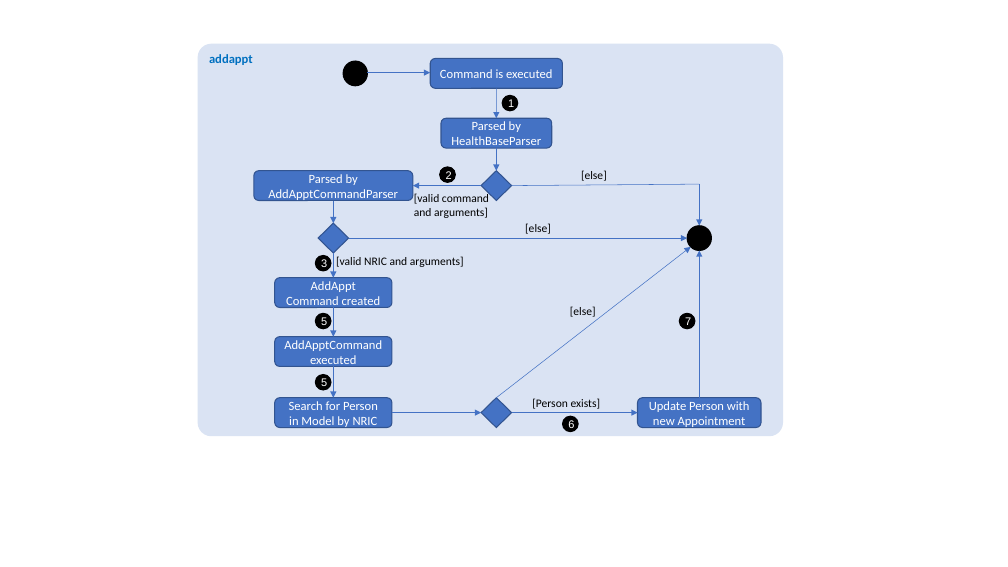
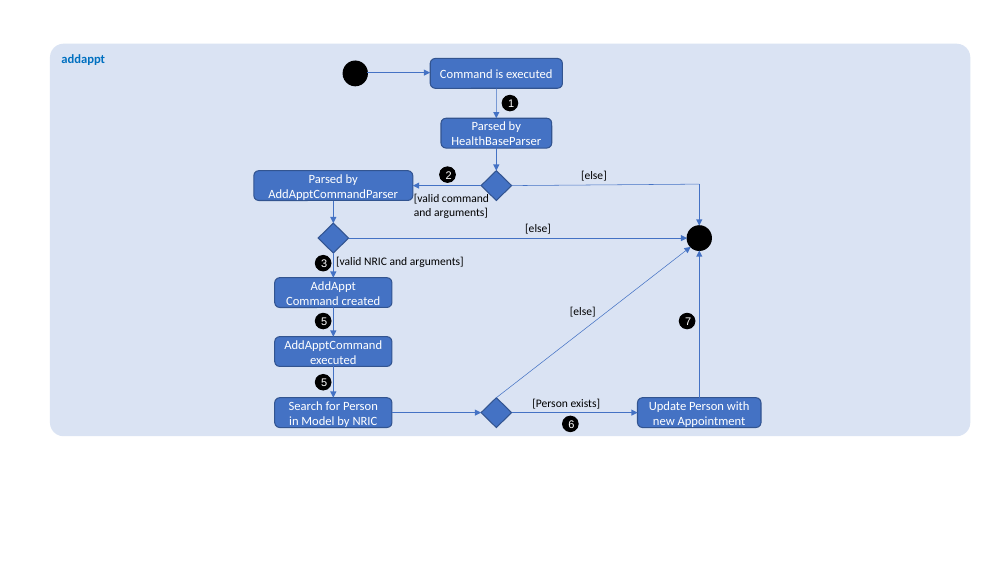
Before and after one commit to CS2103-AY1819S1-W14-3/main, a slide deck: slide 1 of docs/diagrams/AddapptActivityDiagram.pptx. Drawn at 1008x567 pixels with LibreOffice and Linux fonts; fonts in the diff are those of the drawing. Boxes give left, top, right and bottom in pixels: in the first picture for what was removed or moved away, otherwise in the second. Text is boxed around its words. In the diff, an @@ line names an element or a change of style, - is before the commit and + after.

```diff
--- a/docs/diagrams/AddapptActivityDiagram.pptx
+++ b/docs/diagrams/AddapptActivityDiagram.pptx
@@ rounded rectangle "addappt" resized from (x1=197, y1=44, x2=783, y2=436) to (x1=50, y1=44, x2=970, y2=436) @@
```
Also in this commit, not shown: 4 other files.
